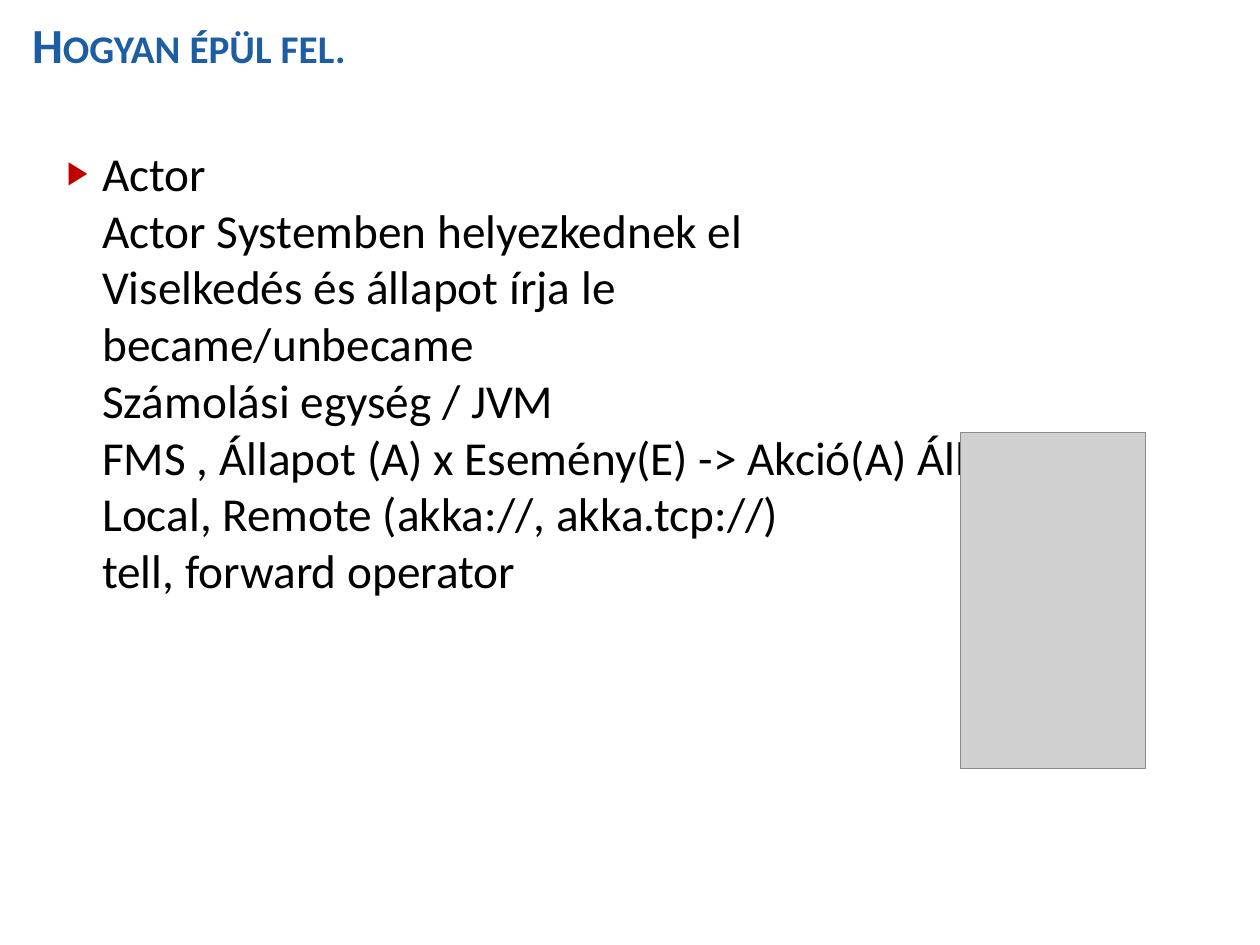
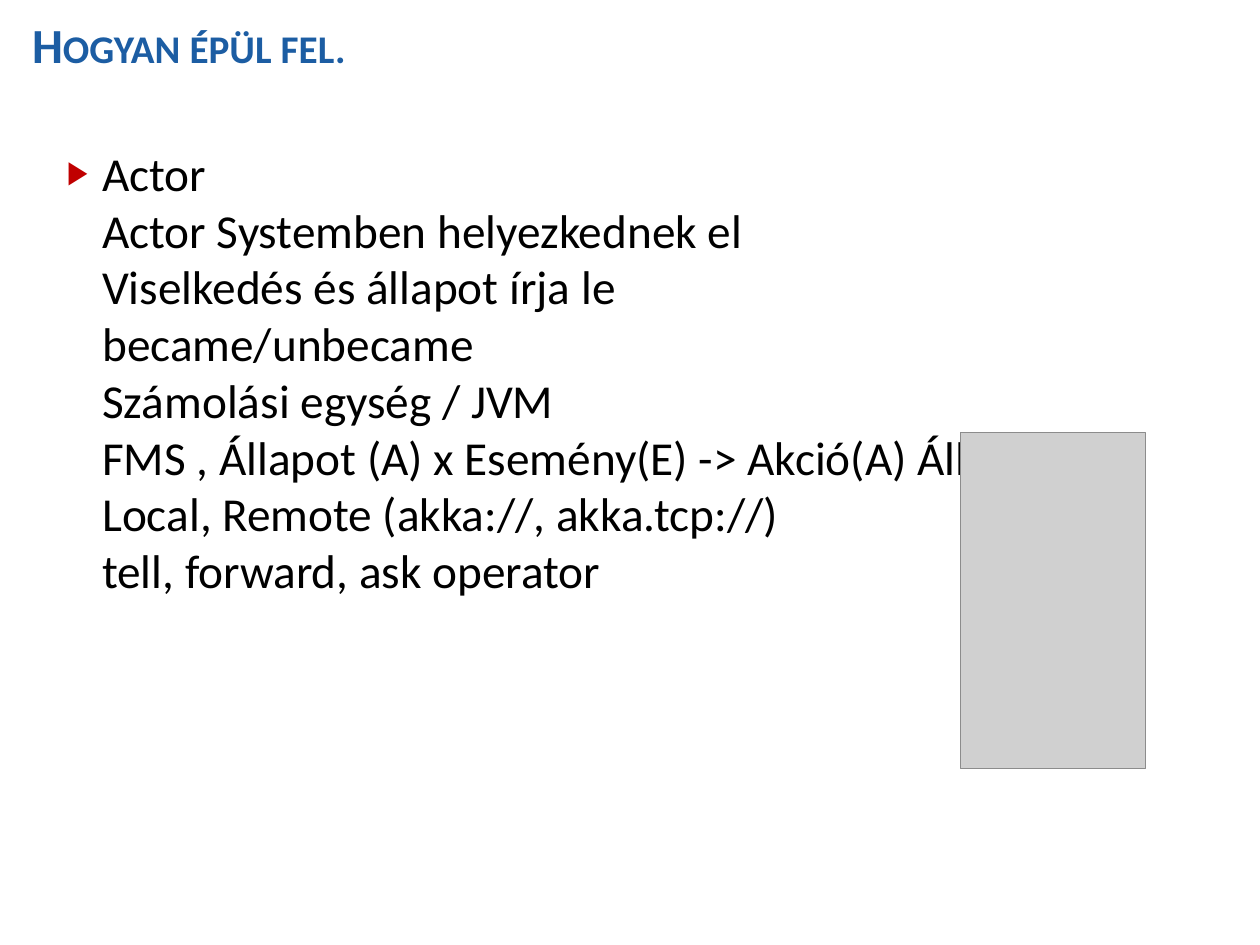
Before and after one commit to schumi-z/akka, a slide deck: slide 7 of AKKA_Pistar_Zoltan.pptx. Drawn at 1260x945 pixels with LibreOffice and Linux fonts; fonts in the diff are those of the drawing; grey boxes stand for pictures; background and template pictures are left out. Boxes give left, top, right and bottom in pixels: in the first picture for what was removed or moved away, otherwise in the second. Text is boxed around its words. In the diff, an @@ line names an element or a change of style, - is before the commit and + after.

Commit message:
prezi

```diff
--- a/AKKA_Pistar_Zoltan.pptx
+++ b/AKKA_Pistar_Zoltan.pptx
@@ text at (102, 160, 1121, 596): text changed @@
-▶ Actor
-  Actor Systemben helyezkednek el
-  Viselkedés és állapot írja le
-  became/unbecame
-  Számolási egység / JVM
-  FMS , Állapot (A) x Esemény(E) -> Akció(A) Állapot(A’)
-  Local, Remote (akka://, akka.tcp://)
-  tell, forward operator
+▶ Actor
+  Actor Systemben helyezkednek el
+  Viselkedés és állapot írja le
+  became/unbecame
+  Számolási egység / JVM
+  FMS , Állapot (A) x Esemény(E) -> Akció(A) Állapot(A’)
+  Local, Remote (akka://, akka.tcp://)
+  tell, forward, ask operator
```
